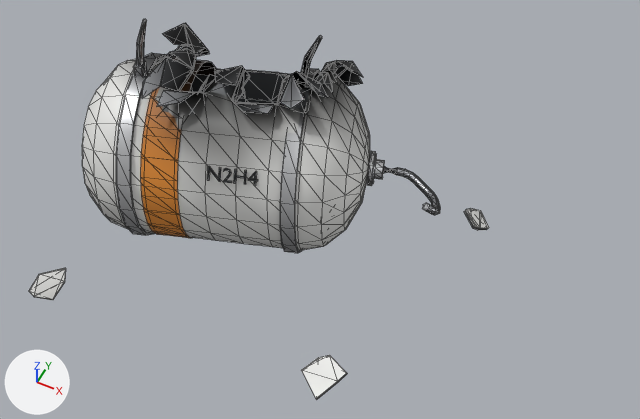
One commit to the glTF model static/martian/assets/models/debris_c.glb: the scene before it, then after it.
Camera for both pictures: a 50 mm lens placed at (1.91, -2.75, 3.65), pointed at (0.53, 0.02, 0.19). The axes (+X, +Y, +Z) are drawn at lower left. The lights are the same throughout. The first picture is the older version. Mesh edges are drawn as thin lines. Where no turn or scale is listed for an object, it has been applied to the vertices. Vertices at exactly the same position are counted once.
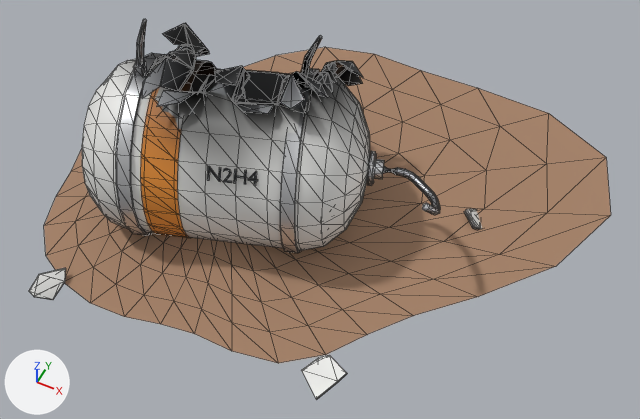
Where the newer file only moved an object's origin or applied its transform, the numbers keep the older frame.

Pixel boxes [x1, y1, x2, y2] of what changed, in the pictures (640 x 419 px):
'Mesh_0', reshaped (26% wider): before [29, 19, 489, 399]; after [29, 19, 611, 399]
part 1 of me_mesh_0, added: after [44, 47, 611, 363]
part 2 of me_mesh_0, recoloured: [52, 166, 480, 286] in both

The change, as a list of edits to the scene's bpy script:
```text
Add mat_ground_dust:
    mat_ground_dust = bpy.data.materials.new('ground_dust')
    # nodes: BsdfPrincipled, Mix, OutputMaterial, VertexColor
    # colours: brown #a68269, mixed with the vertex colours
Change me_mesh_0:
    used by ob_mesh_0; location = (-0.684, 0.724, -0.38)
    remove me_mesh_0.from_pydata(...)  # 1435 vertices, 2216 faces; spans x 0.0..2.01, y -1.74..0.0, z 0.0..1.62
    add me_mesh_0.from_pydata(...)  # 1617 vertices, 2546 faces; spans x -0.4..2.58, y -1.74..0.83, z 0.0..1.62
    me_mesh_0 part 1: a new loose piece of 181 vertices spanning x -0.4..2.58, y -1.63..0.83, z 0.38..0.55, in mat_ground_dust
    me_mesh_0 part 2: 501 kept faces spanning x 0.01..2.01, y -1.73..-0.14, z 0.34..0.92 get new vertex colours
    other edits to the shape of me_mesh_0 do not show in these pictures
    add me_mesh_0.materials.append(mat_ground_dust)
```
